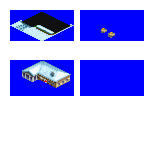
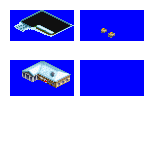
Revision of a layered 160px x 160px image; what changed, layer by layer:
painted on "ground snow" over [10, 10, 72, 41]
